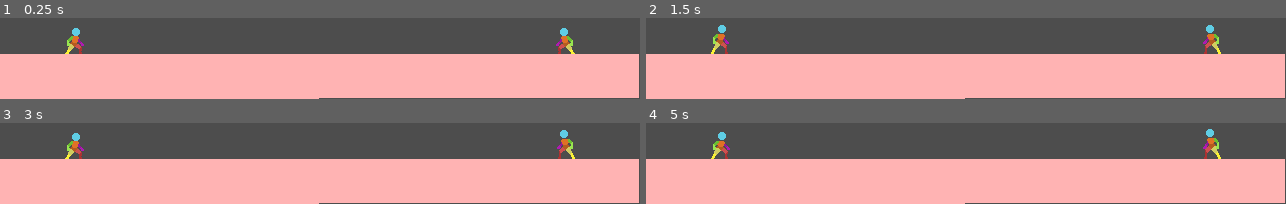
Above: before the commit, frames 1-4 (two rows, left to right).
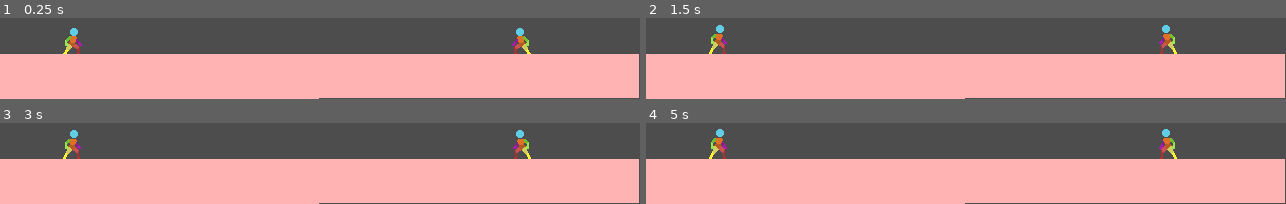
Above: after the commit, the same moments.

Repository: MasonHall9987/TTYD
Game: Godot game, scene res://scenes/combat/stage/stage.tscn
Same seed, same stepped clock (60 frames per second), same inputs: the game is played once before the commit and once after it. The project has no main scene, so this scene is started directly.
Inputs (mouse positions are in pixels of both pictures, inside the frame that each line leads up to):
- Up to frame 1 (0.25 s): no input
- Up to frame 2 (1.5 s): tap Enter at 0.5 s; move the mouse to (outside the picture) at 0.52 s; hold D 0.53-1.28 s; tap Shift at 0.6 s; click (outside the picture) at 0.67 s; tap Space at 0.77 s; move the mouse to (outside the picture) at 1.27 s; hold S from 1.28 s (still down); tap J at 1.35 s
- Up to frame 3 (3 s): tap Space at 1.52 s; move the mouse to (outside the picture) at 2.02 s; release S at 2.03 s; hold D 2.03-2.78 s; tap L at 2.1 s; move the mouse to (outside the picture) at 2.77 s; hold W from 2.78 s (still down); tap I at 2.85 s; click (outside the picture) at 2.92 s
- Up to frame 4 (5 s): tap Space at 3.02, 3.77, 4.52 s; move the mouse to (outside the picture) at 3.52 s; release W at 3.53 s; hold A from 3.53 s (still down); tap K at 3.6 s; move the mouse to (outside the picture) at 4.27 s; tap Q at 4.35 s

The runs differ from the first frame. In frame 1, 1.3% of the frame differs, in the area x 9-90%, y 12-45%; in frame 2, 1.3%; in frame 3, 1.4%; in frame 4, 1.5%, in the area x 9-90%, y 7-45%.
Error before the commit: Assertion failed. (res://scripts/combat/battler/states/battler_state.gd:19)

Commit message:
Baseline

Diff:
--- a/project.godot
+++ b/project.godot
@@ -23,7 +23,7 @@
 
 window/size/viewport_width=640
 window/size/viewport_height=360
-window/size/mode=3
+window/size/mode=2
 window/stretch/mode="viewport"
 window/stretch/scale_mode="integer"
 
--- a/scenes/combat/battlers/battler_enemy.tscn
+++ /dev/null
@@ -1,8 +0,0 @@
-[gd_scene load_steps=2 format=3 uid="uid://c0tm1ujkix708"]
-
-[ext_resource type="PackedScene" uid="uid://x35o1i6nqkpq" path="res://scenes/combat/battlers/battler.tscn" id="1_0csnk"]
-
-[node name="BattlerEnemy" instance=ExtResource("1_0csnk")]
-
-[node name="Sprite2D" parent="." index="0"]
-flip_h = true
--- a/scenes/combat/battlers/battler_enemy_skull.tscn
+++ /dev/null
@@ -1,84 +0,0 @@
-[gd_scene load_steps=6 format=3 uid="uid://codau2n4mgc86"]
-
-[ext_resource type="PackedScene" uid="uid://c0tm1ujkix708" path="res://scenes/combat/battlers/battler_enemy.tscn" id="1_4xll4"]
-[ext_resource type="Texture2D" uid="uid://b1wou1pmu3u06" path="res://assets/visual/characters/skull-enemy/skull_enemy_idle.png" id="3_swps6"]
-
-[sub_resource type="Animation" id="Animation_oy5wi"]
-resource_name = "idle"
-length = 0.61
-loop_mode = 1
-tracks/0/type = "value"
-tracks/0/imported = false
-tracks/0/enabled = true
-tracks/0/path = NodePath("Sprite2D:frame")
-tracks/0/interp = 1
-tracks/0/loop_wrap = true
-tracks/0/keys = {
-"times": PackedFloat32Array(0, 0.1, 0.2, 0.29999998, 0.4, 0.5),
-"transitions": PackedFloat32Array(1, 1, 1, 1, 1, 1),
-"update": 1,
-"values": [1, 2, 3, 4, 5, 6]
-}
-tracks/1/type = "value"
-tracks/1/imported = false
-tracks/1/enabled = true
-tracks/1/path = NodePath("AnimationPlayer:speed_scale")
-tracks/1/interp = 1
-tracks/1/loop_wrap = true
-tracks/1/keys = {
-"times": PackedFloat32Array(0),
-"transitions": PackedFloat32Array(1),
-"update": 0,
-"values": [0.75]
-}
-
-[sub_resource type="Animation" id="Animation_swps6"]
-length = 0.001
-tracks/0/type = "value"
-tracks/0/imported = false
-tracks/0/enabled = true
-tracks/0/path = NodePath("Sprite2D:frame")
-tracks/0/interp = 1
-tracks/0/loop_wrap = true
-tracks/0/keys = {
-"times": PackedFloat32Array(0),
-"transitions": PackedFloat32Array(1),
-"update": 1,
-"values": [0]
-}
-tracks/1/type = "value"
-tracks/1/imported = false
-tracks/1/enabled = true
-tracks/1/path = NodePath("AnimationPlayer:speed_scale")
-tracks/1/interp = 1
-tracks/1/loop_wrap = true
-tracks/1/keys = {
-"times": PackedFloat32Array(0),
-"transitions": PackedFloat32Array(1),
-"update": 0,
-"values": [1.0]
-}
-
-[sub_resource type="AnimationLibrary" id="AnimationLibrary_swps6"]
-_data = {
-&"RESET": SubResource("Animation_swps6"),
-&"idle": SubResource("Animation_oy5wi")
-}
-
-[node name="SkullEnemy" instance=ExtResource("1_4xll4")]
-
-[node name="Sprite2D" parent="." index="0"]
-texture = ExtResource("3_swps6")
-hframes = 8
-
-[node name="AnimationPlayer" parent="." index="1"]
-libraries = {
-&"": SubResource("AnimationLibrary_swps6")
-}
-autoplay = "idle"
-
-[node name="Hurtbox" parent="Hitboxes" index="0"]
-position = Vector2(0, 7)
-
-[node name="HurtShape" parent="Hitboxes/Hurtbox" index="0"]
-position = Vector2(-1, 3)
--- a/scenes/combat/battlers/battler_player.tscn
+++ /dev/null
@@ -1,97 +0,0 @@
-[gd_scene load_steps=5 format=3 uid="uid://ddd0tlv1o2mat"]
-
-[ext_resource type="PackedScene" uid="uid://x35o1i6nqkpq" path="res://scenes/combat/battlers/battler.tscn" id="1_or31f"]
-
-[sub_resource type="Animation" id="Animation_7bjav"]
-length = 0.001
-tracks/0/type = "value"
-tracks/0/imported = false
-tracks/0/enabled = true
-tracks/0/path = NodePath("Sprite2D:hframes")
-tracks/0/interp = 1
-tracks/0/loop_wrap = true
-tracks/0/keys = {
-"times": PackedFloat32Array(0),
-"transitions": PackedFloat32Array(1),
-"update": 1,
-"values": [10]
-}
-tracks/1/type = "value"
-tracks/1/imported = false
-tracks/1/enabled = true
-tracks/1/path = NodePath("Sprite2D:frame")
-tracks/1/interp = 1
-tracks/1/loop_wrap = true
-tracks/1/keys = {
-"times": PackedFloat32Array(0),
-"transitions": PackedFloat32Array(1),
-"update": 1,
-"values": [0]
-}
-tracks/2/type = "value"
-tracks/2/imported = false
-tracks/2/enabled = true
-tracks/2/path = NodePath("AnimationPlayer:speed_scale")
-tracks/2/interp = 1
-tracks/2/loop_wrap = true
-tracks/2/keys = {
-"times": PackedFloat32Array(0),
-"transitions": PackedFloat32Array(1),
-"update": 0,
-"values": [1.0]
-}
-
-[sub_resource type="Animation" id="Animation_huwu1"]
-resource_name = "idle"
-length = 0.9
-loop_mode = 1
-tracks/0/type = "value"
-tracks/0/imported = false
-tracks/0/enabled = true
-tracks/0/path = NodePath("Sprite2D:hframes")
-tracks/0/interp = 1
-tracks/0/loop_wrap = true
-tracks/0/keys = {
-"times": PackedFloat32Array(0),
-"transitions": PackedFloat32Array(1),
-"update": 1,
-"values": [10]
-}
-tracks/1/type = "value"
-tracks/1/imported = false
-tracks/1/enabled = true
-tracks/1/path = NodePath("Sprite2D:frame")
-tracks/1/interp = 1
-tracks/1/loop_wrap = true
-tracks/1/keys = {
-"times": PackedFloat32Array(0, 0.099999994, 0.19999999, 0.3, 0.4, 0.5, 0.6, 0.7, 0.8),
-"transitions": PackedFloat32Array(1, 1, 1, 1, 1, 1, 1, 1, 1),
-"update": 1,
-"values": [0, 1, 2, 3, 4, 5, 6, 7, 8]
-}
-tracks/2/type = "value"
-tracks/2/imported = false
-tracks/2/enabled = true
-tracks/2/path = NodePath("AnimationPlayer:speed_scale")
-tracks/2/interp = 1
-tracks/2/loop_wrap = true
-tracks/2/keys = {
-"times": PackedFloat32Array(0),
-"transitions": PackedFloat32Array(1),
-"update": 0,
-"values": [1.0]
-}
-
-[sub_resource type="AnimationLibrary" id="AnimationLibrary_01kcg"]
-_data = {
-&"RESET": SubResource("Animation_7bjav"),
-&"idle": SubResource("Animation_huwu1")
-}
-
-[node name="BattlerPlayer" instance=ExtResource("1_or31f")]
-script = null
-
-[node name="AnimationPlayer" parent="." index="1"]
-libraries = {
-&"": SubResource("AnimationLibrary_01kcg")
-}
--- /dev/null
+++ b/scenes/combat/battlers/enemy.tscn
@@ -0,0 +1,8 @@
+[gd_scene load_steps=2 format=3 uid="uid://dgp7151grh2hs"]
+
+[ext_resource type="PackedScene" uid="uid://x35o1i6nqkpq" path="res://scenes/combat/battlers/battler.tscn" id="1_jpymu"]
+
+[node name="Enemy" instance=ExtResource("1_jpymu")]
+
+[node name="Sprite2D" parent="." index="0"]
+flip_h = true
--- /dev/null
+++ b/scenes/combat/battlers/player.tscn
@@ -0,0 +1,5 @@
+[gd_scene load_steps=2 format=3 uid="uid://ddd0tlv1o2mat"]
+
+[ext_resource type="PackedScene" uid="uid://x35o1i6nqkpq" path="res://scenes/combat/battlers/battler.tscn" id="1_2hopn"]
+
+[node name="Player" instance=ExtResource("1_2hopn")]
--- a/scenes/combat/battlers/state_machine.gd
+++ /dev/null
@@ -1,11 +0,0 @@
-extends Node
-
-
-# Called when the node enters the scene tree for the first time.
-func _ready() -> void:
-	pass # Replace with function body.
-
-
-# Called every frame. 'delta' is the elapsed time since the previous frame.
-func _process(delta: float) -> void:
-	pass
--- a/scenes/combat/stage/stage.tscn
+++ b/scenes/combat/stage/stage.tscn
@@ -1,7 +1,7 @@
 [gd_scene load_steps=3 format=3 uid="uid://ch8wivx3waq5w"]
 
-[ext_resource type="PackedScene" uid="uid://ddd0tlv1o2mat" path="res://scenes/combat/battlers/battler_player.tscn" id="1_l6hjl"]
-[ext_resource type="PackedScene" uid="uid://c0tm1ujkix708" path="res://scenes/combat/battlers/battler_enemy.tscn" id="1_pu4yc"]
+[ext_resource type="PackedScene" uid="uid://dgp7151grh2hs" path="res://scenes/combat/battlers/enemy.tscn" id="1_l6hjl"]
+[ext_resource type="PackedScene" uid="uid://ddd0tlv1o2mat" path="res://scenes/combat/battlers/player.tscn" id="2_pu4yc"]
 
 [node name="Stage" type="Node2D"]
 
@@ -13,10 +13,8 @@
 color = Color(1, 0.7019608, 0.7019608, 1)
 polygon = PackedVector2Array(0, 44, 0, -1, 639, -1, 639, 43)
 
-[node name="BattlerEnemy" parent="." instance=ExtResource("1_pu4yc")]
-position = Vector2(565, 299)
-script = null
+[node name="Enemy" parent="." instance=ExtResource("1_l6hjl")]
+position = Vector2(521, 299)
 
-[node name="BattlerPlayer" parent="." instance=ExtResource("1_l6hjl")]
-position = Vector2(75, 299)
-script = null
+[node name="Player" parent="." instance=ExtResource("2_pu4yc")]
+position = Vector2(73, 299)
Not shown, removed: scenes/combat/battlers/state_machine.gd.uid
